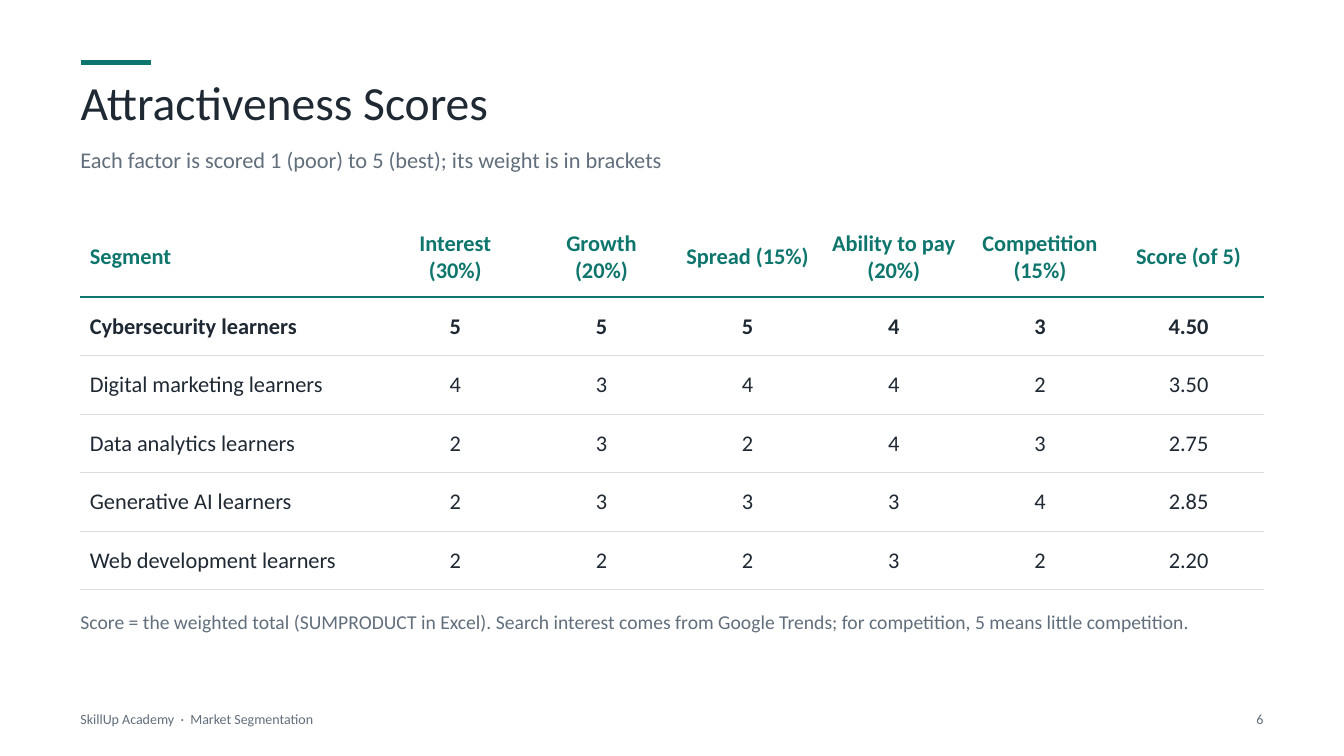
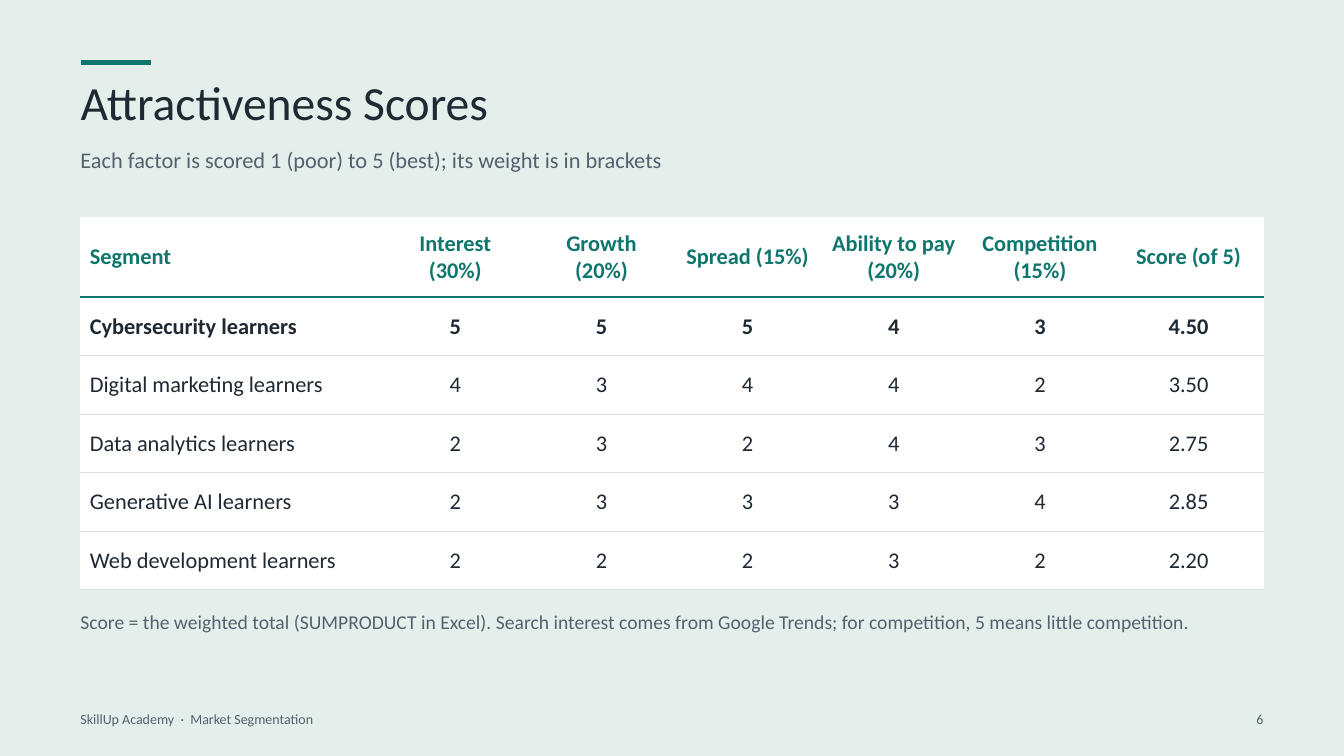
Before and after one commit to BadboyVee/BlackHoleeee, a slide deck: slide 6 of segmentation/Market_Segmentation.pptx. Drawn at 1344x756 pixels with LibreOffice and Linux fonts; fonts in the diff are those of the drawing. Boxes give left, top, right and bottom in pixels: in the first picture for what was removed or moved away, otherwise in the second. Text is boxed around its words. In the diff, an @@ line names an element or a change of style, - is before the commit and + after.

```diff
--- a/segmentation/Market_Segmentation.pptx
+++ b/segmentation/Market_Segmentation.pptx
@@ background #FFFFFF to #E4EFEC @@
@@ table at (x1=80, y1=217, x2=1264, y2=590) @@
@@ fill none to #FFFFFF in 42 cells @@
@@ text colour #616E7C to #55606E in 4 elements at (x1=80, y1=152, x2=662, y2=172), (x1=80, y1=714, x2=313, y2=727), (x1=1256, y1=714, x2=1263, y2=724), (x1=80, y1=615, x2=1189, y2=633) @@
```
Also in this commit, not shown: 8 other slides changed, 3 other files.
